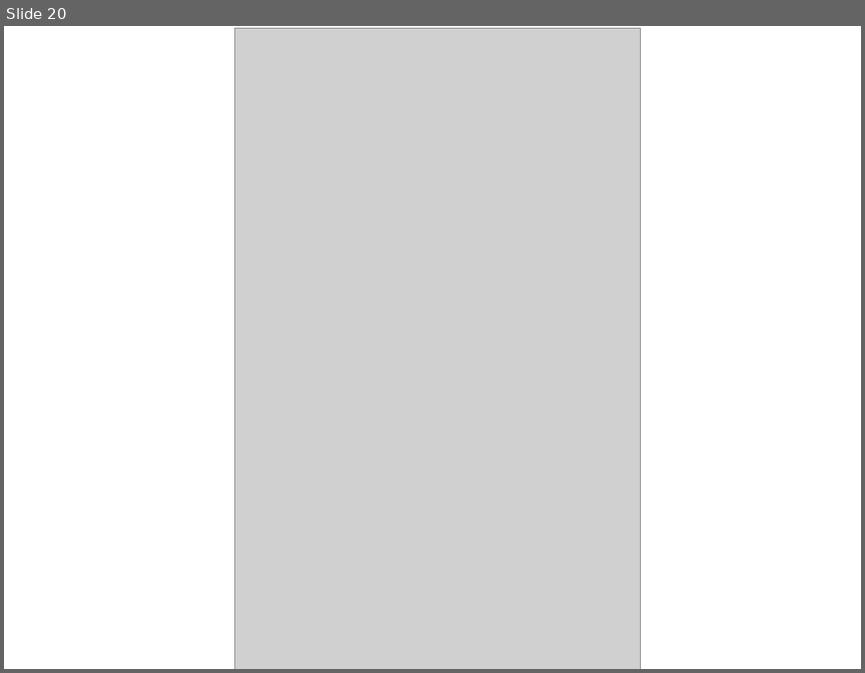
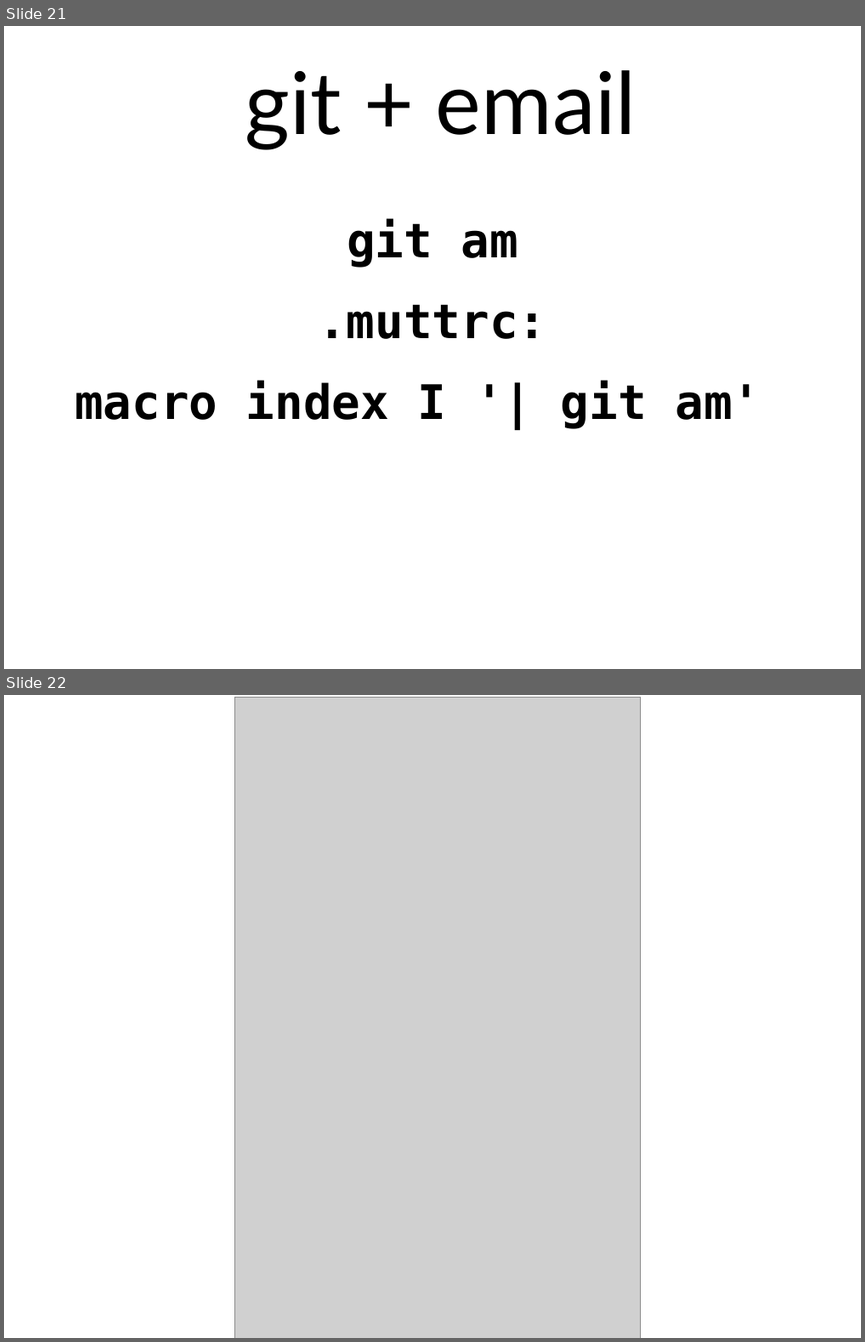
Before and after one commit to gregkh/presentation-stone-tools, a slide deck: stone-tools.odp. Shown one above the other, each under a label of ours: slide 20 before the commit, slides 21 and 22 after it. The pictures are 865x673 and 865x1342 pixels, drawn with LibreOffice and Linux fonts; fonts in the diff are those of the drawing; grey boxes stand for pictures. Boxes give left, top, right and bottom in pixels: in the first picture for what was removed or moved away, otherwise in the second. Text is boxed around its words. In the diff, an @@ line names an element or a change of style, - is before the commit and + after.

```diff
--- a/stone-tools.odp
+++ b/stone-tools.odp
@@ slide 21 added at [4, 26, 861, 669], background #FFFFFF @@
@@ text added at [245, 70, 636, 149], 80 pt, text #000000 @@
+git + email
@@ text added at [75, 219, 760, 429], 44 pt, text #000000, bold @@
+git am
+.muttrc:
+macro index I '| git am'
@@ what was slide 20 is now slide 22 @@
```
Also in this commit, not shown: 4 other slides added, 2 slides removed, 1 other file.
